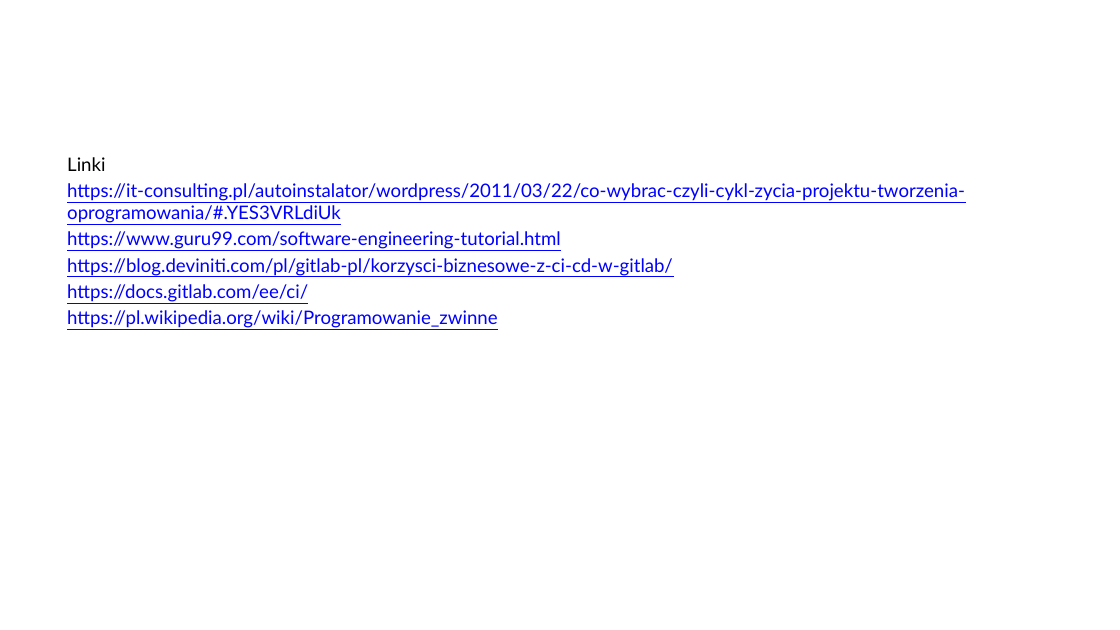
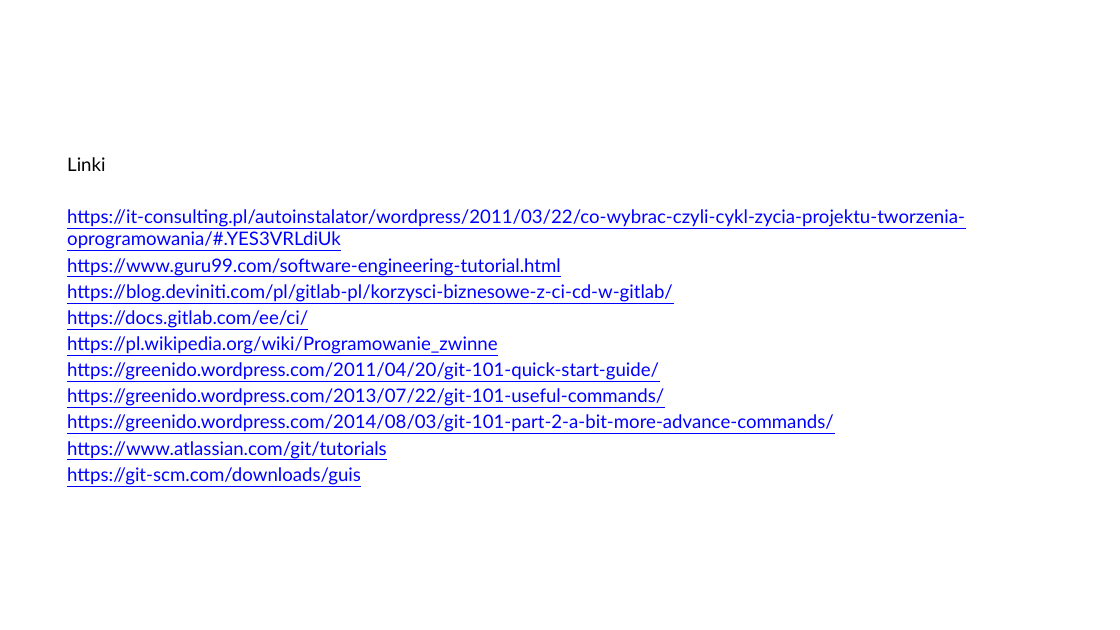
Before and after one commit to arturkwiek/gitlab-tutorial, a slide deck: slide 24 of gitLab - tutorial - git.pptx (slide 23 before the commit). Drawn at 1120x630 pixels with LibreOffice and Linux fonts; fonts in the diff are those of the drawing; background and template pictures are left out. Boxes give left, top, right and bottom in pixels: in the first picture for what was removed or moved away, otherwise in the second. Text is boxed around its words. In the diff, an @@ line names an element or a change of style, - is before the commit and + after.

```diff
--- a/gitLab - tutorial - git.pptx
+++ b/gitLab - tutorial - git.pptx
@@ text at (67,362,834,485): paragraphs added @@
+https://greenido.wordpress.com/2011/04/20/git-101-quick-start-guide/
+https://greenido.wordpress.com/2013/07/22/git-101-useful-commands/
+https://greenido.wordpress.com/2014/08/03/git-101-part-2-a-bit-more-advance-commands/
+https://www.atlassian.com/git/tutorials
+https://git-scm.com/downloads/guis
```
Also in this commit, not shown: 9 other slides changed, 4 slides added, 3 slides removed.
